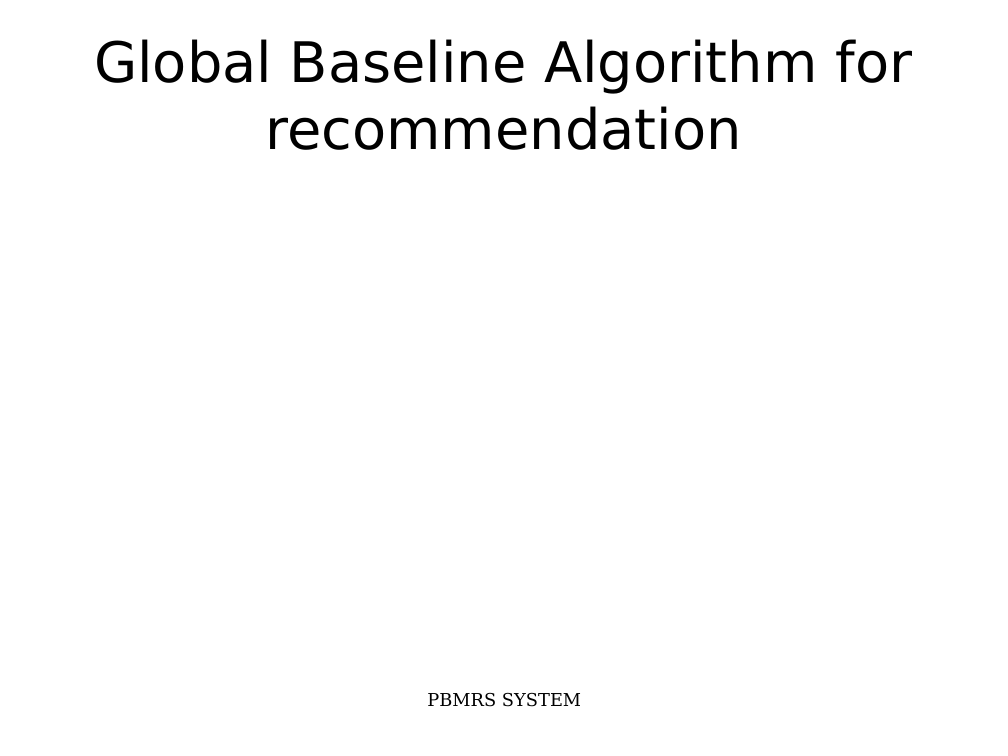
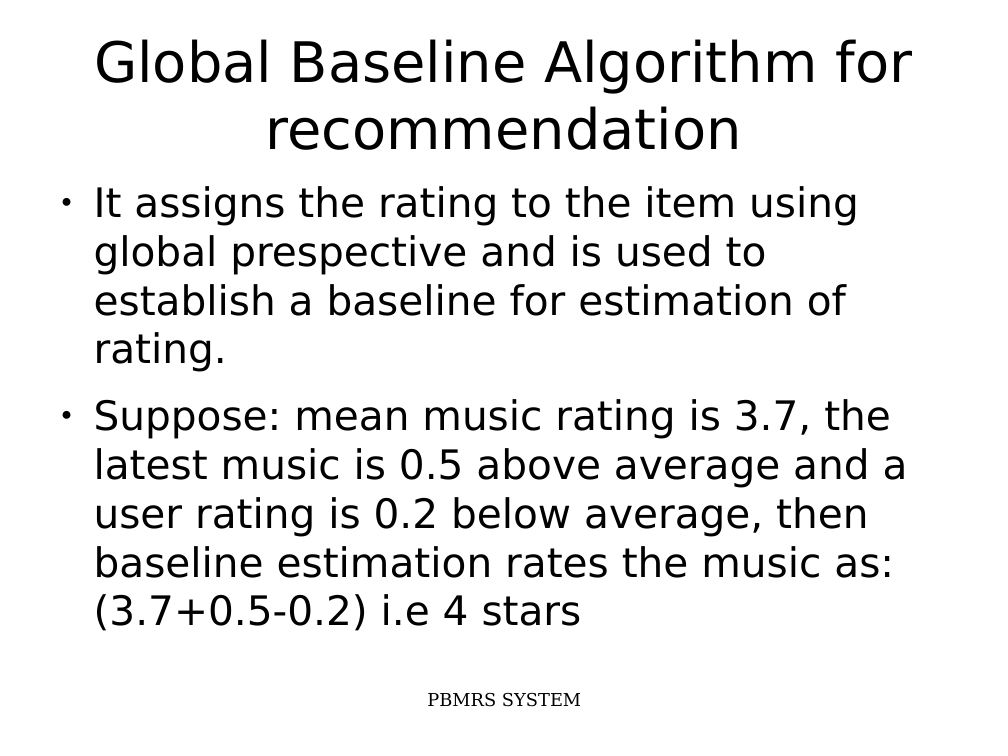
Before and after one commit to nbnbhattarai/ReportCollection, a slide deck: slide 7 of major_project_report/majorProjectSlides.odp. Drawn at 1008x756 pixels with LibreOffice and Linux fonts; fonts in the diff are those of the drawing. Boxes give left, top, right and bottom in pixels: in the first picture for what was removed or moved away, otherwise in the second. Text is boxed around its words. In the diff, an @@ line names an element or a change of style, - is before the commit and + after.

```diff
--- a/major_project_report/majorProjectSlides.odp
+++ b/major_project_report/majorProjectSlides.odp
@@ text added at (94,186,908,631), 32 pt, text #000000 @@
+● It assigns the rating to the item using global prespective and is used to establish a baseline for estimation of rating.
+● Suppose: mean music rating is 3.7, the latest music is 0.5 above average and a user rating is 0.2 below average, then baseline estimation rates the music as:(3.7+0.5-0.2) i.e 4 stars
```
Also in this commit, not shown: 5 other slides changed, 2 slides added, 1 slide removed, 1 other file.
